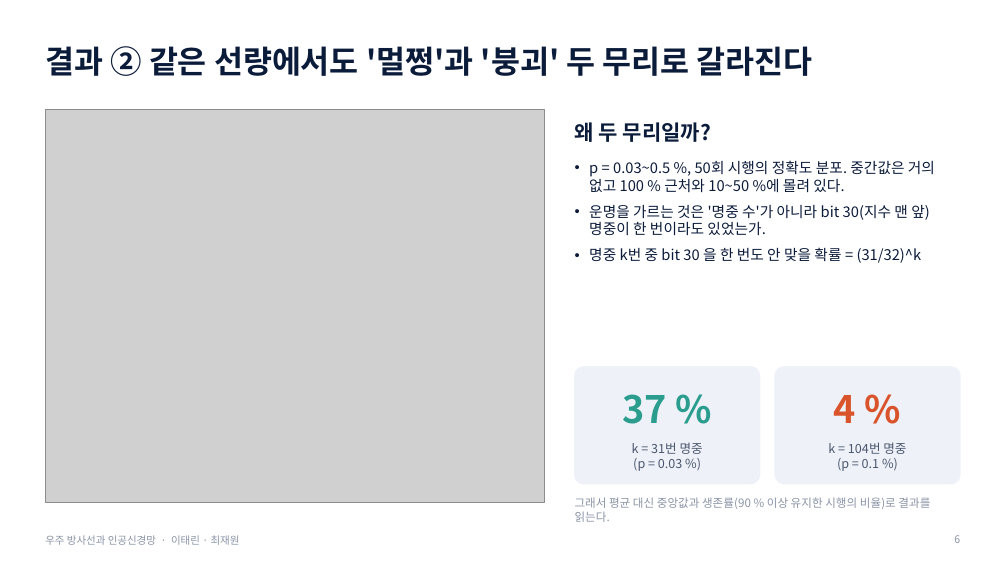
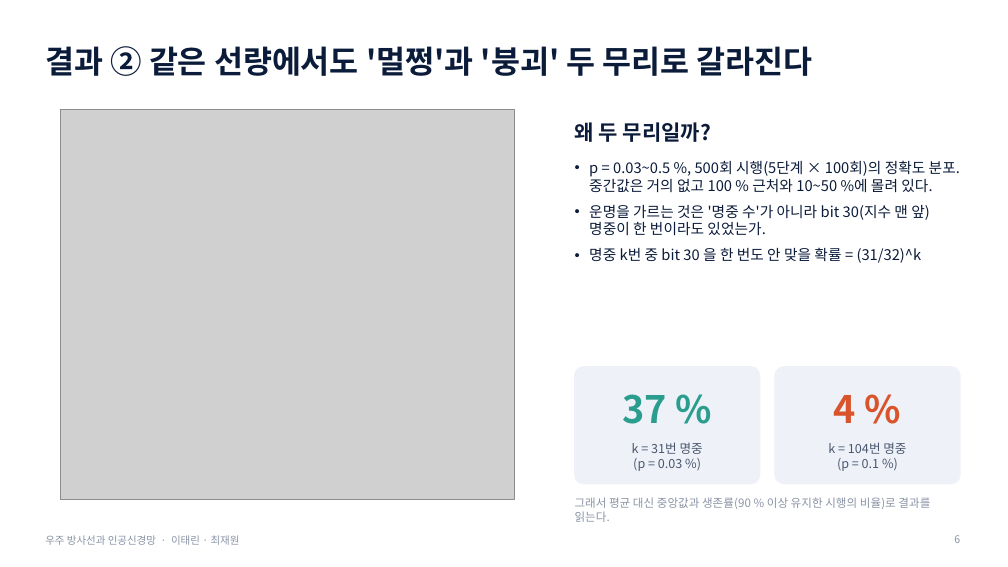
Before and after one commit to SJinLee/AI-in-Space, a slide deck: slide 6 of presentation/slides.pptx. Drawn at 1008x567 pixels with LibreOffice and Linux fonts; fonts in the diff are those of the drawing; grey boxes stand for pictures. Boxes give left, top, right and bottom in pixels: in the first picture for what was removed or moved away, otherwise in the second. Text is boxed around its words. In the diff, an @@ line names an element or a change of style, - is before the commit and + after.

```diff
--- a/presentation/slides.pptx
+++ b/presentation/slides.pptx
@@ picture: place and size @@
-picture at bbox=[45, 110, 544, 503]
+picture at bbox=[60, 110, 514, 500]
@@ text at bbox=[589, 160, 960, 192]: text changed @@
-• p = 0.03~0.5 %, 50회 시행의 정확도 분포. 중간값은 거의 없고 100 % 근처와 10~50 %에 몰려 있다.
+• p = 0.03~0.5 %, 500회 시행(5단계 × 100회)의 정확도 분포. 중간값은 거의 없고 100 % 근처와 10~50 %에 몰려 있다.
```
Also in this commit, not shown: 5 other slides changed, 53 other files.
